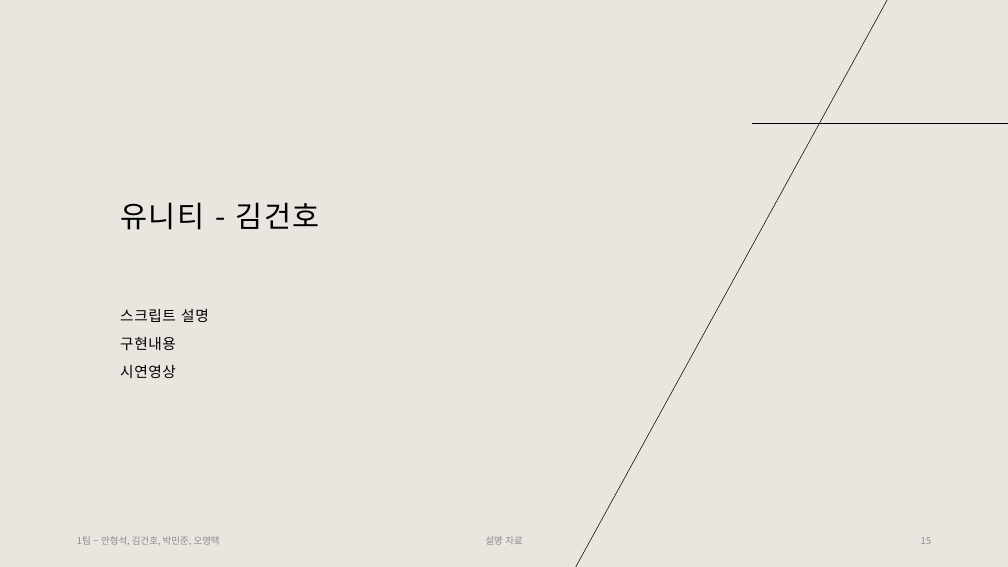
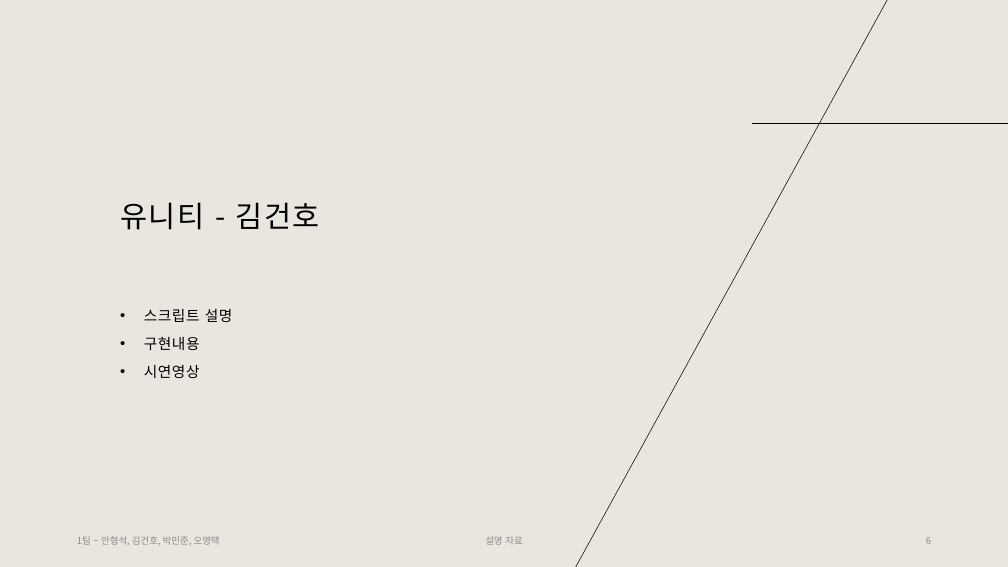
Before and after one commit to Tentailsahri/DT_FINAL_Project, a slide deck: slide 6 of 문서/시나리오에 따른 공정 시뮬레이션 발표 - 김건호.pptx (slide 15 before the commit). Drawn at 1008x567 pixels with LibreOffice and Linux fonts; fonts in the diff are those of the drawing. Boxes give left, top, right and bottom in pixels: in the first picture for what was removed or moved away, otherwise in the second. Text is boxed around its words. In the diff, an @@ line names an element or a change of style, - is before the commit and + after.

```diff
--- a/문서/시나리오에 따른 공정 시뮬레이션 발표 - 김건호.pptx
+++ b/문서/시나리오에 따른 공정 시뮬레이션 발표 - 김건호.pptx
@@ text "스크립트 설명" at box(144, 309, 233, 378): bullet none to • @@
@@ page number at box(926, 537, 931, 544): text changed @@
-15
+6
```
Also in this commit, not shown: 28 slides removed.
